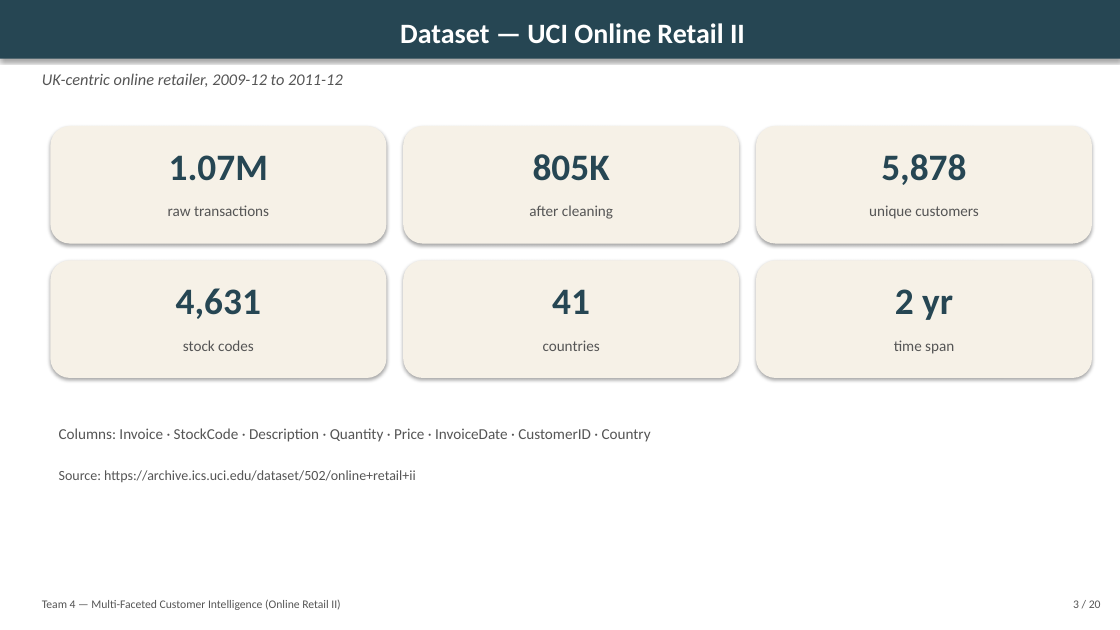
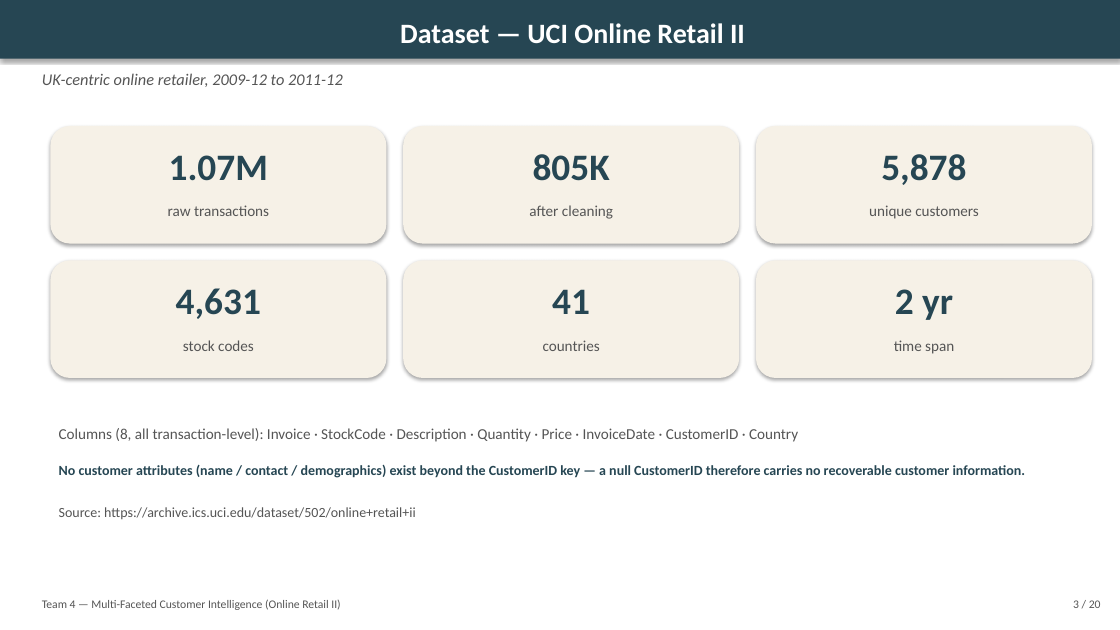
Before and after one commit to DCSlucifer/Multi-Faceted-Customer-Intelligence-for-E-commerce, a slide deck: slide 3 of reports/slides.pptx. Drawn at 1120x630 pixels with LibreOffice and Linux fonts; fonts in the diff are those of the drawing. Boxes give left, top, right and bottom in pixels: in the first picture for what was removed or moved away, otherwise in the second. Text is boxed around its words. In the diff, an @@ line names an element or a change of style, - is before the commit and + after.

```diff
--- a/reports/slides.pptx
+++ b/reports/slides.pptx
@@ text at bbox=[59, 428, 798, 442]: text changed @@
-Columns: Invoice · StockCode · Description · Quantity · Price · InvoiceDate · CustomerID · Country
+Columns (8, all transaction-level): Invoice · StockCode · Description · Quantity · Price · InvoiceDate · CustomerID · Country
@@ text added at bbox=[59, 465, 1026, 478], 12 pt, text #264653, bold @@
+No customer attributes (name / contact / demographics) exist beyond the CustomerID key — a null CustomerID therefore carries no recoverable customer information.
@@ text "Source: https://archive.ics.uci.edu/dataset/502/online+retai ...": place and size @@
-text "Source: https://archive.ics.uci.edu/dataset/502/online+retai ..." at bbox=[59, 470, 416, 482]
+text "Source: https://archive.ics.uci.edu/dataset/502/online+retai ..." at bbox=[59, 507, 416, 519]
```
Also in this commit, not shown: 3 other slides changed, 18 other files.
